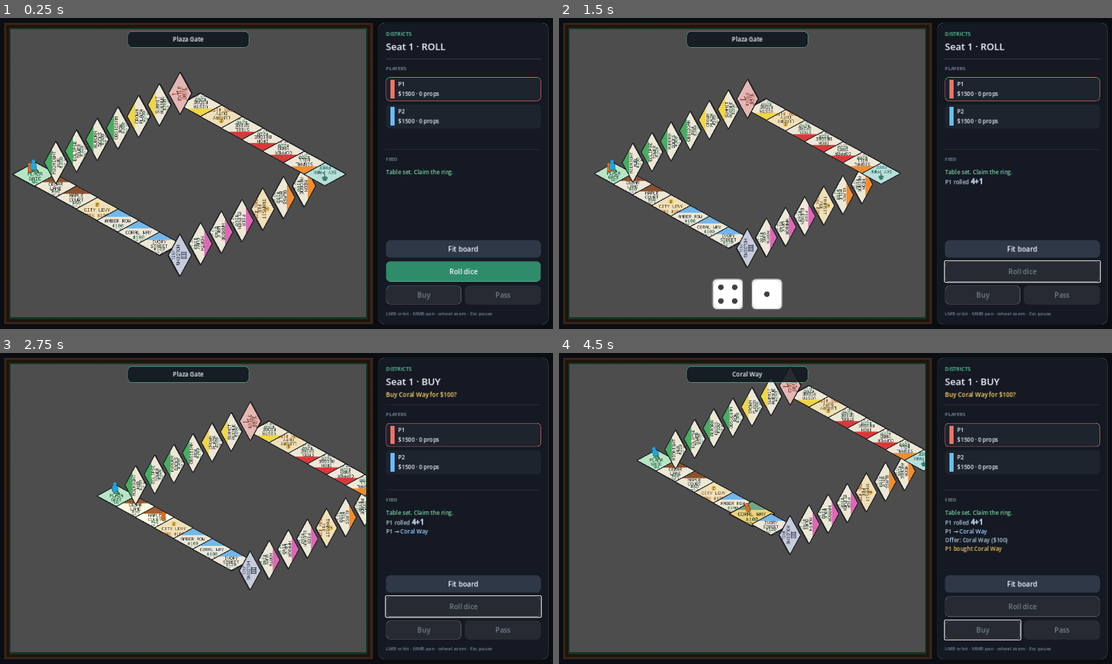
Above: before the commit, frames 1-4 (two rows, left to right).
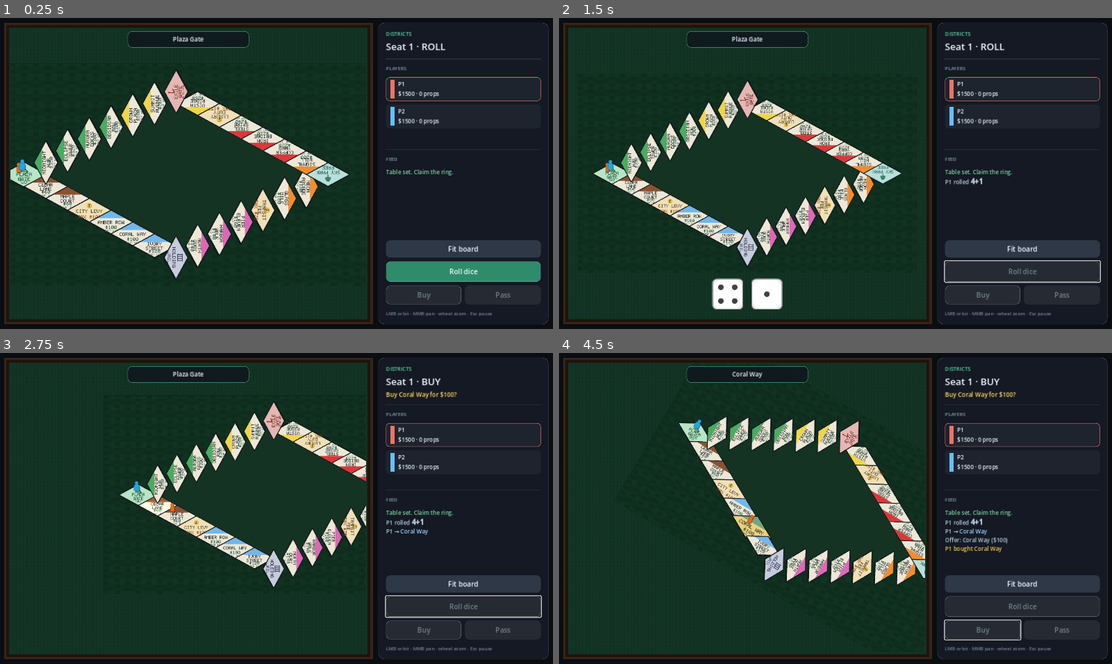
Above: after the commit, the same moments.

Repository: kblaszki/godot-game
Game: Godot game, scene res://games/districts/app/play.tscn
Two runs of this game, one before a commit and one after it. Both use one fixed random seed, a clock stepped at 60 frames per second and the inputs below. This scene is started directly instead of the project's main scene.
Inputs (mouse positions are in pixels of both pictures, inside the frame that each line leads up to):
- Up to frame 1 (0.25 s): no input
- Up to frame 2 (1.5 s): click "Fit board" at 0.5 s; click "Roll dice" at 1.25 s
- Up to frame 3 (2.75 s): tap Enter (ui_accept) at 2, 2.27 s; move the mouse to (398, 492) at 2.02 s; hold D (breakout_move_right) from 2.03 s (still down); hold Shift from 2.03 s (still down); click (398, 492) at 2.17 s
- Up to frame 4 (4.5 s): release D (breakout_move_right) at 2.75 s; release Shift at 2.75 s; drag from (724, 524) to (807, 570) at 2.77 s; move the mouse to (890, 440) at 3.52 s; hold D (breakout_move_right) 3.53-4.25 s; tap Ctrl at 3.6 s; click (890, 440) at 3.67 s; click "Buy" at 4.25 s

The runs differ from the first frame. In frame 1, 55% of the frame differs, in the area x 1-67%, y 3-97%; in frame 2, 53%; in frame 3, 57%; in frame 4, 58%.

Commit message:
Fix Districts table orbit, abutting tiles, and felt under the ring.
Orbit the BoardPivot instead of the camera, pack iso diamonds edge-to-edge, and draw a world felt plate so the board is no longer floating on a gray void.

Diff:
--- a/games/districts/app/play.gd
+++ b/games/districts/app/play.gd
@@ -4,12 +4,14 @@
 const PAUSE_PATH := "res://games/districts/app/pause_menu.tscn"
 const ZOOM_MIN := 0.35
 const ZOOM_MAX := 2.4
-const PAD := 88.0
-const STEP_SEC := 0.16
-const TILE_HALF := Vector2(110, 110)
-const FOLLOW_POS_RATE := 2.6
-const FOLLOW_ROT_RATE := 2.2
-const ORBIT_SENS := 0.006
+const PAD := 96.0
+const STEP_SEC := 0.22
+const TILE_HALF := Vector2(96.0, 56.0)
+const FOLLOW_POS_RATE := 2.2
+const FOLLOW_ROT_RATE := 2.0
+const ORBIT_SENS := 0.009
+const ISO_STEP_X := 88.0
+const ISO_STEP_Y := 48.0
 
 const MEEPLE_PATHS: Array[String] = [
 	"res://games/districts/assets/kenney_boardgame/pieces/meeple_red.png",
@@ -43,13 +45,17 @@
 var _cash_cache: Array[int] = []
 var _banner_shown: bool = false
 var _owner_pips: Array[Polygon2D] = []
+var _follow_space_index: int = -1
 
 @onready var _board_root: Control = $BoardRoot
 @onready var _felt: TextureRect = $BoardRoot/Felt
 @onready var _svc: SubViewportContainer = $BoardRoot/SubViewportContainer
-@onready var _board: Node2D = $BoardRoot/SubViewportContainer/SubViewport/World/Board
-@onready var _fx: Node2D = $BoardRoot/SubViewportContainer/SubViewport/World/Fx
-@onready var _pawns: Node2D = $BoardRoot/SubViewportContainer/SubViewport/World/Pawns
+@onready var _pivot: Node2D = $BoardRoot/SubViewportContainer/SubViewport/World/BoardPivot
+@onready var _table_felt: Sprite2D = $BoardRoot/SubViewportContainer/SubViewport/World/BoardPivot/TableFelt
+@onready var _table_plate: Polygon2D = $BoardRoot/SubViewportContainer/SubViewport/World/BoardPivot/TablePlate
+@onready var _board: Node2D = $BoardRoot/SubViewportContainer/SubViewport/World/BoardPivot/Board
+@onready var _fx: Node2D = $BoardRoot/SubViewportContainer/SubViewport/World/BoardPivot/Fx
+@onready var _pawns: Node2D = $BoardRoot/SubViewportContainer/SubViewport/World/BoardPivot/Pawns
 @onready var _camera: Camera2D = $BoardRoot/SubViewportContainer/SubViewport/Camera2D
 @onready var _space_chip: PanelContainer = $BoardRoot/SpaceChip
 @onready var _space_chip_label: Label = $BoardRoot/SpaceChip/SpaceChipLabel
@@ -168,14 +174,17 @@
 func _process(delta: float) -> void:
 	_pulse += delta
 	_highlight_current_tile()
-	_keep_pawns_upright()
 	if _follow_t > 0.0:
 		_follow_t = maxf(0.0, _follow_t - delta)
 		var pos_t := 1.0 - exp(-FOLLOW_POS_RATE * delta)
 		_camera.position = _camera.position.lerp(_follow_target, pos_t)
 		if _auto_orient:
 			var rot_t := 1.0 - exp(-FOLLOW_ROT_RATE * delta)
-			_camera.rotation = lerp_angle(_camera.rotation, _follow_rot_target, rot_t)
+			_pivot.rotation = lerp_angle(_pivot.rotation, _follow_rot_target, rot_t)
+			# Keep camera target locked to the followed tile in world space while the table turns.
+			if _follow_space_valid():
+				_follow_target = _tile_world_pos(_follow_space_index)
+				_camera.position = _camera.position.lerp(_follow_target, pos_t)
 	if _busy or _sim.get_phase() == DistrictSim.PHASE_OVER:
 		return
 	var player := _sim.get_player(_sim.get_current_player())
@@ -184,8 +193,12 @@
 	_bot_cooldown -= delta
 	if _bot_cooldown > 0.0:
 		return
-	_bot_cooldown = 0.45
+	_bot_cooldown = 0.55
 	_run_action(func() -> Array: return _sim.bot_act())
+
+
+func _follow_space_valid() -> bool:
+	return _follow_space_index >= 0 and _follow_space_index < _tile_centers.size()
 
 
 func _unhandled_input(event: InputEvent) -> void:
@@ -229,15 +242,11 @@
 		var delta := mm.position - _drag_last
 		_drag_last = mm.position
 		if _orbiting:
-			_camera.rotation += delta.x * ORBIT_SENS
+			_pivot.rotation += delta.x * ORBIT_SENS
 			_svc.accept_event()
 		elif _panning:
-			_camera.position -= _screen_delta_to_world(delta)
+			_camera.position -= delta / _camera.zoom.x
 			_svc.accept_event()
-
-
-func _screen_delta_to_world(screen_delta: Vector2) -> Vector2:
-	return screen_delta.rotated(_camera.rotation) / _camera.zoom.x
 
 
 func _zoom_at(screen_pos: Vector2, factor: float) -> void:
@@ -246,9 +255,9 @@
 	if is_equal_approx(new_zoom, old_zoom):
 		return
 	var local := screen_pos - _svc.size * 0.5
-	var world_under := _camera.position + local.rotated(_camera.rotation) / old_zoom
+	var world_under := _camera.position + local / old_zoom
 	_camera.zoom = Vector2(new_zoom, new_zoom)
-	_camera.position = world_under - local.rotated(_camera.rotation) / new_zoom
+	_camera.position = world_under - local / new_zoom
 	_follow_t = 0.0
 
 
@@ -263,15 +272,18 @@
 	if _board_rect.size.x <= 1.0:
 		return
 	var view := _view_size()
-	var target := _board_rect.grow(PAD)
-	var z := clampf(minf(view.x / target.size.x, view.y / target.size.y), ZOOM_MIN, ZOOM_MAX)
+	var local_target := _board_rect.grow(PAD)
+	var z := clampf(minf(view.x / local_target.size.x, view.y / local_target.size.y), ZOOM_MIN, ZOOM_MAX)
 	_auto_orient = true
 	_follow_rot_target = 0.0
+	_follow_space_index = -1
 	_follow_t = 0.0
+	_camera.rotation = 0.0
+	var world_center := _pivot.position
 	var tw := create_tween().set_ease(Tween.EASE_OUT).set_trans(Tween.TRANS_CUBIC)
-	tw.tween_property(_camera, "zoom", Vector2(z, z), 0.45)
-	tw.parallel().tween_property(_camera, "position", target.get_center(), 0.45)
-	tw.parallel().tween_property(_camera, "rotation", 0.0, 0.45)
+	tw.tween_property(_camera, "zoom", Vector2(z, z), 0.5)
+	tw.parallel().tween_property(_camera, "position", world_center, 0.5)
+	tw.parallel().tween_property(_pivot, "rotation", 0.0, 0.5)
 
 
 func _on_roll() -> void:
@@ -427,11 +439,16 @@
 func _set_follow_space(space_i: int) -> void:
 	if space_i < 0 or space_i >= _tile_centers.size():
 		return
-	_follow_target = _tile_centers[space_i]
-	# Rotate view so this side's labels read upright (Monopoly edge facing the viewer).
+	_follow_space_index = space_i
+	_follow_target = _tile_world_pos(space_i)
+	# Spin the table so this Monopoly edge sits upright at the bottom of the view.
 	_follow_rot_target = -_space_tile_rotation(space_i)
-	_follow_t = 0.85
+	_follow_t = 1.0
 	_auto_orient = true
+
+
+func _tile_world_pos(space_i: int) -> Vector2:
+	return _pivot.to_global(_tile_centers[space_i])
 
 
 func _pop_tile(space_i: int, tint: Color) -> void:
@@ -493,7 +510,6 @@
 	for i in _sim.get_player_count():
 		var cash := _sim.get_player(i).cash
 		if i < _cash_cache.size() and cash != _cash_cache[i]:
-			# already toasted from specific events; just refresh cache
 			_cash_cache[i] = cash
 		elif i >= _cash_cache.size():
 			_cash_cache.append(cash)
@@ -533,23 +549,39 @@
 		child.queue_free()
 	_tile_sprites.clear()
 	_owner_pips.clear()
-	_tile_centers = _iso_ring_centers(_sim.get_config().space_count())
+
+	var absolute := _iso_ring_centers(_sim.get_config().space_count())
 	var min_p := Vector2(INF, INF)
 	var max_p := Vector2(-INF, -INF)
+	for center in absolute:
+		min_p = min_p.min(center - TILE_HALF)
+		max_p = max_p.max(center + TILE_HALF)
+	var abs_rect := Rect2(min_p, max_p - min_p)
+	var origin := abs_rect.get_center()
+	_pivot.position = origin
+	_pivot.rotation = 0.0
+	_camera.rotation = 0.0
+
+	_tile_centers.clear()
+	for center in absolute:
+		_tile_centers.append(center - origin)
+	_board_rect = Rect2(-abs_rect.size * 0.5, abs_rect.size)
+
+	_setup_table_surface()
+
 	for i in _sim.get_config().space_count():
 		var space := _sim.get_config().space_at(i)
-		var center := _tile_centers[i]
+		var local := _tile_centers[i]
 		var sprite := Sprite2D.new()
 		sprite.texture = DistrictTileBaker.bake(space)
 		sprite.centered = true
-		sprite.position = center
+		sprite.position = local
 		sprite.rotation = _space_tile_rotation(i)
 		sprite.texture_filter = CanvasItem.TEXTURE_FILTER_LINEAR
 		var pip := Polygon2D.new()
 		pip.polygon = PackedVector2Array([
 			Vector2(-5, 0), Vector2(0, -5), Vector2(5, 0), Vector2(0, 5),
 		])
-		# Toward board center relative to the tile's local "up" (color band).
 		pip.position = Vector2(0, 28)
 		pip.visible = false
 		pip.z_index = 2
@@ -557,9 +589,34 @@
 		_board.add_child(sprite)
 		_tile_sprites.append(sprite)
 		_owner_pips.append(pip)
-		min_p = min_p.min(center - TILE_HALF)
-		max_p = max_p.max(center + TILE_HALF)
-	_board_rect = Rect2(min_p, max_p - min_p)
+
+
+func _setup_table_surface() -> void:
+	var felt_tex: Texture2D = load("res://games/districts/assets/tiles/felt.png")
+	_table_felt.texture = felt_tex
+	_table_felt.centered = true
+	_table_felt.position = Vector2.ZERO
+	_table_felt.texture_filter = CanvasItem.TEXTURE_FILTER_NEAREST
+	var pad := 120.0
+	var size := _board_rect.size + Vector2(pad, pad)
+	if felt_tex != null:
+		_table_felt.scale = Vector2(
+			size.x / float(felt_tex.get_width()),
+			size.y / float(felt_tex.get_height())
+		)
+	_table_felt.modulate = Color(0.75, 0.92, 0.8, 1)
+
+	# Darker iso plate under the ring (diamond matching board bounds).
+	var hw := _board_rect.size.x * 0.42
+	var hh := _board_rect.size.y * 0.42
+	_table_plate.polygon = PackedVector2Array([
+		Vector2(0, -hh),
+		Vector2(hw, 0),
+		Vector2(0, hh),
+		Vector2(-hw, 0),
+	])
+	_table_plate.color = Color(0.08, 0.2, 0.14, 1)
+	_table_plate.position = Vector2.ZERO
 
 
 func _build_pawns() -> void:
@@ -574,7 +631,6 @@
 		sprite.texture_filter = CanvasItem.TEXTURE_FILTER_NEAREST
 		sprite.z_index = 10
 		sprite.position = _tile_centers[0] + _pawn_offset(i)
-		# soft shadow
 		var shadow := Sprite2D.new()
 		shadow.texture = sprite.texture
 		shadow.centered = true
@@ -588,12 +644,6 @@
 
 func _pawn_offset(player_id: int) -> Vector2:
 	return Vector2(float(player_id) * 14.0 - 21.0, -30.0 - float(player_id % 2) * 10.0)
-
-
-func _keep_pawns_upright() -> void:
-	var counter := -_camera.rotation
-	for pawn in _pawn_nodes:
-		pawn.rotation = counter
 
 
 func _space_side(index: int) -> int:
@@ -642,7 +692,7 @@
 
 
 func _grid_to_iso(g: Vector2) -> Vector2:
-	return Vector2((g.x - g.y) * 86.0, (g.x + g.y) * 48.0)
+	return Vector2((g.x - g.y) * ISO_STEP_X, (g.x + g.y) * ISO_STEP_Y)
 
 
 func _highlight_current_tile() -> void:
--- a/games/districts/app/play.tscn
+++ b/games/districts/app/play.tscn
@@ -92,15 +92,26 @@
 [node name="SubViewport" type="SubViewport" parent="BoardRoot/SubViewportContainer"]
 handle_input_locally = false
 size = Vector2i(800, 600)
+transparent_bg = true
 render_target_update_mode = 4
 
 [node name="World" type="Node2D" parent="BoardRoot/SubViewportContainer/SubViewport"]
 
-[node name="Board" type="Node2D" parent="BoardRoot/SubViewportContainer/SubViewport/World"]
-
-[node name="Fx" type="Node2D" parent="BoardRoot/SubViewportContainer/SubViewport/World"]
-
-[node name="Pawns" type="Node2D" parent="BoardRoot/SubViewportContainer/SubViewport/World"]
+[node name="BoardPivot" type="Node2D" parent="BoardRoot/SubViewportContainer/SubViewport/World"]
+
+[node name="TableFelt" type="Sprite2D" parent="BoardRoot/SubViewportContainer/SubViewport/World/BoardPivot"]
+z_index = -20
+texture_filter = 0
+
+[node name="TablePlate" type="Polygon2D" parent="BoardRoot/SubViewportContainer/SubViewport/World/BoardPivot"]
+z_index = -10
+color = Color(0.1, 0.22, 0.16, 1)
+
+[node name="Board" type="Node2D" parent="BoardRoot/SubViewportContainer/SubViewport/World/BoardPivot"]
+
+[node name="Fx" type="Node2D" parent="BoardRoot/SubViewportContainer/SubViewport/World/BoardPivot"]
+
+[node name="Pawns" type="Node2D" parent="BoardRoot/SubViewportContainer/SubViewport/World/BoardPivot"]
 
 [node name="Camera2D" type="Camera2D" parent="BoardRoot/SubViewportContainer/SubViewport"]
 position = Vector2(400, 300)
Not shown, changed: games/districts/docs/reference/app.md
